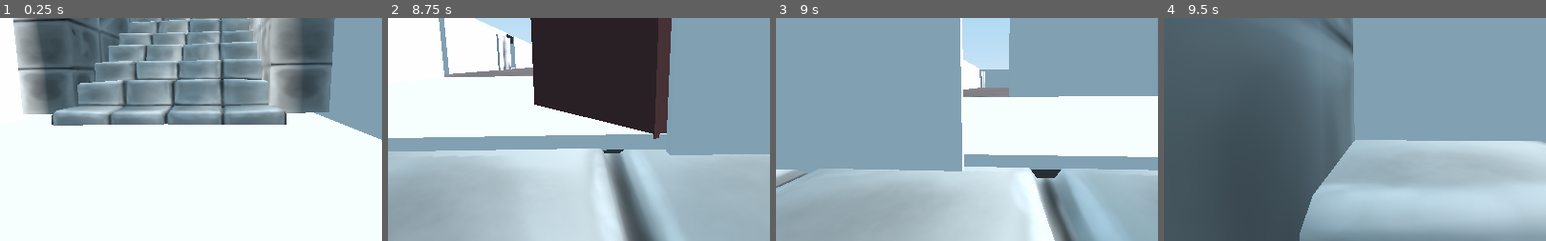
Above: before the commit, frames 1-4 (left to right).
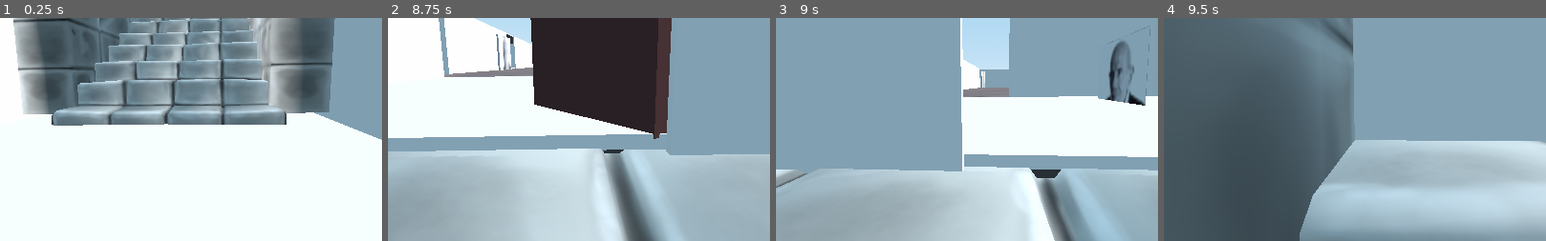
Above: after the commit, the same moments.

Repository: knobbloch/orange_game
Game: Godot game, scene res://scenes/root.tscn
Same seed, same stepped clock (60 frames per second), same inputs: the game is played once before the commit and once after it.
Inputs (mouse positions are % of the whole screen's width and height, from its top left):
- Up to frame 1 (0.25 s): no input
- Up to frame 2 (8.75 s): tap Enter at 0.5 s; move the mouse to (55, 50) at 0.52 s; hold W (forward) 0.53-5.78 s; tap E (interaction) every 0.75 s from 0.6 to 8.1 s; tap Space (jump) at 0.77, 1.52, 3.02, 3.77, 4.52, 6.02, 6.77, 7.52 s; move the mouse to (45, 50) at 1.27 s; move the mouse to (52, 48) at 2.02 s; move the mouse to (49, 52) at 2.77 s; move the mouse to (57, 51) at 3.52 s; move the mouse to (42, 49) at 4.27 s; move the mouse to (51, 50) at 5.02 s; move the mouse to (46, 48) at 5.77 s; hold D (right) 5.78-6.53 s; move the mouse to (55, 50) at 6.52 s; hold W (forward) from 6.53 s (still down); move the mouse to (45, 50) at 7.27 s; move the mouse to (52, 48) at 8.02 s
- Up to frame 3 (9 s): move the mouse to (49, 52) at 8.77 s; release W (forward) at 8.78 s; hold A (left) from 8.78 s (still down); tap E (interaction) at 8.85 s
- Up to frame 4 (9.5 s): keep holding A (left); tap Space (jump) at 9.02 s
The pictures show only the part of the screen within x 25-75%, y 25-75%; the shares and areas given below are measured in that part.

Frames 1-2 are identical in both runs. In frame 3, 1.5% of the frame differs, in the area x 84-98%, y 3-40%; in frame 4, nothing differs.

Commit message:
fansy suit added

Diff:
--- /dev/null
+++ b/scenes/fancy_suit.tscn
@@ -0,0 +1,28 @@
+[gd_scene load_steps=6 format=2]
+
+[ext_resource path="res://scripts/fancy_suit.gd" type="Script" id=1]
+[ext_resource path="res://assets/zhak-fresko.png" type="Texture" id=2]
+
+[sub_resource type="CubeMesh" id=1]
+
+[sub_resource type="SpatialMaterial" id=2]
+albedo_texture = ExtResource( 2 )
+metallic_specular = 0.4
+uv1_scale = Vector3( 3, 2, 1 )
+
+[sub_resource type="BoxShape" id=3]
+
+[node name="fancy_suit" type="Spatial"]
+
+[node name="fancy_suit" type="StaticBody" parent="."]
+transform = Transform( 2.95731, 0, 0, 0, 1, 0, 0, 0, 1, 0, 0, 0 )
+script = ExtResource( 1 )
+
+[node name="MeshInstance" type="MeshInstance" parent="fancy_suit"]
+transform = Transform( 0.509438, 0, 0, 0, 1, 0, 0, 0, 0.05, -0.5, 1, 0 )
+mesh = SubResource( 1 )
+material/0 = SubResource( 2 )
+
+[node name="CollisionShape" type="CollisionShape" parent="fancy_suit"]
+transform = Transform( 0.509438, 0, 0, 0, 1, 0, 0, 0, 0.05, -0.5, 1, 0 )
+shape = SubResource( 3 )
--- a/scenes/root.tscn
+++ b/scenes/root.tscn
@@ -29,6 +29,7 @@
 [ext_resource path="res://scenes/krot.tscn" type="PackedScene" id=27]
 [ext_resource path="res://scenes/TV.tscn" type="PackedScene" id=28]
 [ext_resource path="res://scenes/fountain.tscn" type="PackedScene" id=29]
+[ext_resource path="res://scenes/fancy_suit.tscn" type="PackedScene" id=30]
 
 [sub_resource type="CubeMesh" id=1]
 
@@ -435,6 +436,9 @@
 [node name="CollisionShape" type="CollisionShape" parent="gym/MeshInstance13/StaticBody"]
 shape = SubResource( 3 )
 
+[node name="fancy_suit" parent="gym" instance=ExtResource( 30 )]
+transform = Transform( 0.00121877, 0, 0.0180221, 0, 0.520663, 0, -0.714928, 0, 0.0937608, -7.46711, 0, -5.16719 )
+
 [node name="Door" parent="gym" instance=ExtResource( 7 )]
 transform = Transform( -1.44568, 0, -1.26385e-07, 0, 1.12816, 0, 8.74228e-08, 0, -1, -7.11759, 0.0624256, -8.1061 )
 
--- /dev/null
+++ b/scripts/fancy_suit.gd
@@ -0,0 +1,16 @@
+extends StaticBody
+
+
+# Declare member variables here. Examples:
+# var a = 2
+# var b = "text"
+
+
+# Called when the node enters the scene tree for the first time.
+func _ready():
+	pass # Replace with function body.
+
+
+# Called every frame. 'delta' is the elapsed time since the previous frame.
+#func _process(delta):
+#	pass
Not shown: 1 places in scenes/root.tscn that only renumber resources
